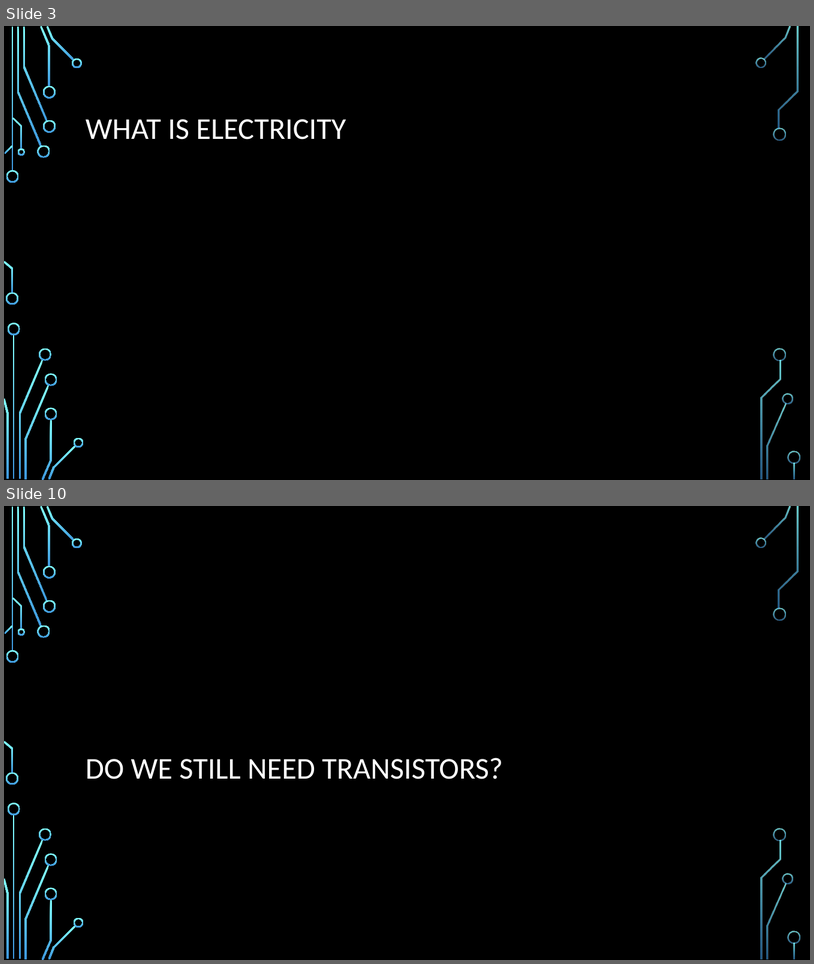
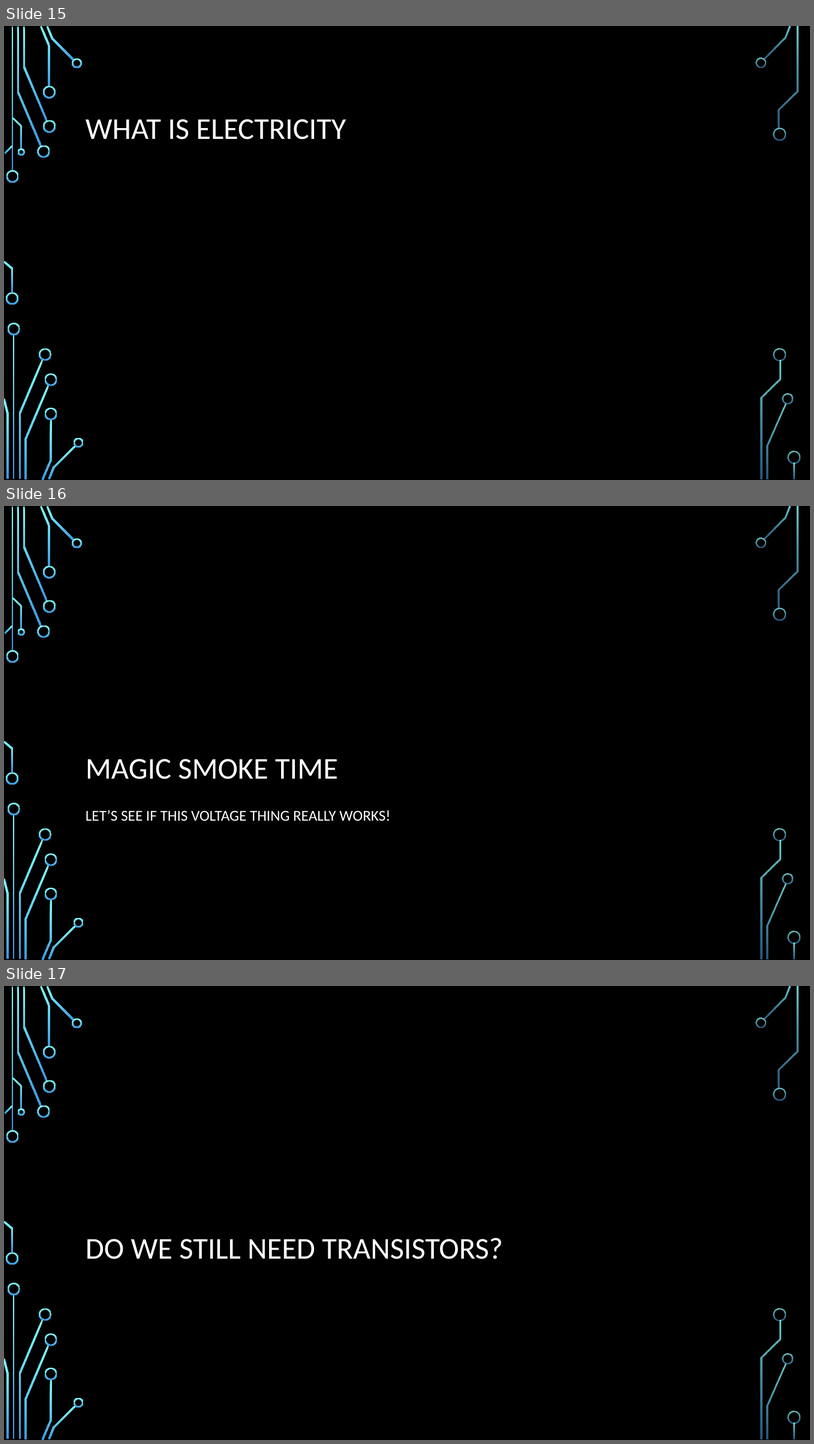
Before and after one commit to pulcher/electronics-for-programmers, a slide deck: e4p-presentation.pptx. Shown one above the other, each under a label of ours: slides 3 and 10 before the commit, slides 15, 16 and 17 after it; the slides between them are not shown. The pictures are 814x964 and 814x1444 pixels, drawn with LibreOffice and Linux fonts; fonts in the diff are those of the drawing; background and template pictures are left out. Boxes give left, top, right and bottom in pixels: in the first picture for what was removed or moved away, otherwise in the second. Text is boxed around its words. In the diff, an @@ line names an element or a change of style, - is before the commit and + after.

```diff
--- a/e4p-presentation.pptx
+++ b/e4p-presentation.pptx
@@ slide 16 added at bbox=[4, 506, 810, 960], background picture (left out); not listed: 36 template elements that a slide beside it also shows @@
@@ title added at bbox=[86, 759, 338, 779], 36 pt, text #FFFFFF @@
+MAGIC SMOKE TIME
@@ text added at bbox=[86, 810, 390, 820], 18 pt, text #FFFFFF @@
+LET’S SEE IF THIS VOLTAGE THING REALLY WORKS!
@@ what was slide 3 is now slide 15 @@
@@ what was slide 10 is now slide 17 @@
```
Also in this commit, not shown: 3 slides changed, 10 other slides added, 2 slides removed.
